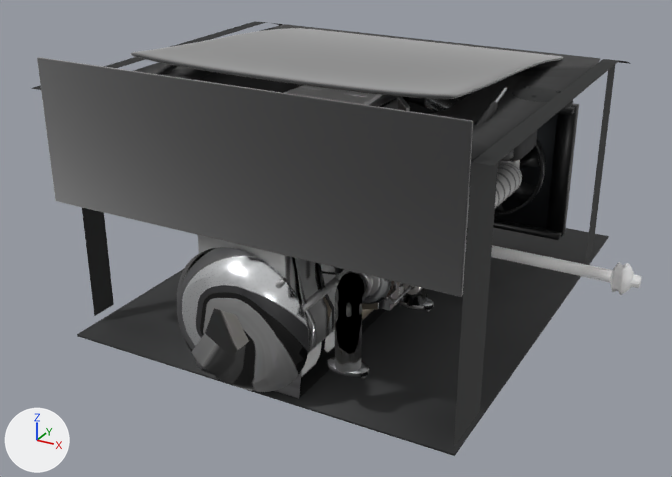
Before and after pictures for a commit that changed the glTF model cordeau7-engine.glb.
One viewpoint serves both versions: a 50 mm lens placed at (1.146, -0.76, 1.446), pointed at (-0.041, 1.397, 0.367). Lighting does not change. The marker at lower left points along +X, +Y and +Z. The older version comes first. Where no turn or scale is listed for an object, it has been applied to the vertices. Vertices at exactly the same position are counted once.

The first picture shows 'MDL_bay_aprons', 'MDL_bay_fans', 'MDL_bay_firewall', 'MDL_bay_radiator', 'MDL_bay_undertray', 'MDL_bonnet_pad', 'MDL_boot_cover', 'MDL_engine_air_hoses', 'MDL_engine_bellhousing', 'MDL_engine_block', 'MDL_engine_downpipes', 'MDL_engine_oil_pan', 'MDL_motor_shafts' and 14 more.
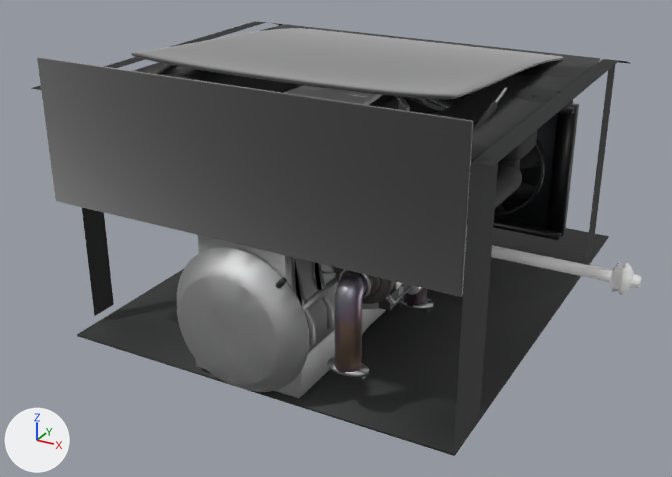
Where the newer file only moved an object's origin or applied its transform, the numbers keep the older frame.

Changed parts and their boxes [x1, y1, x2, y2] in the pictures (672 x 477 px; the box of a moved part takes in the faces that stretch with it):
part 1 of me_mdl_engine_air_hoses, surface changed (grey to black)
    both: [467, 160, 522, 224]
part 2 of me_mdl_engine_bellhousing, surface changed
    both: [177, 247, 309, 392]
part 3 of me_mdl_engine_downpipes, surface changed (lighter)
    both: [328, 269, 434, 380]
part 4 of me_mdl_engine_oil_pan, moved or reshaped (mostly hidden)
    both: [195, 308, 386, 398]
part 5 of me_mdl_engine_oil_pan, surface changed
    both: [298, 309, 383, 398]

Edits to the bpy script that builds the scene:
```text
Change me_mdl_engine_air_hoses:
    where me_mdl_engine_air_hoses.from_pydata(...)  # 1584 vertices, 3072 faces; spans x -0.118..0.118, y -0.287..0.287, z -0.092..0.092
    used by ob_mdl_engine_air_hoses; location = (0.342, 1.428, 0.553)
    me_mdl_engine_air_hoses part 1: 3072 kept faces spanning x -0.118..0.118, y -0.287..0.287, z -0.092..0.092 get new texture (UV) coordinates
Change me_mdl_engine_bellhousing:
    where me_mdl_engine_bellhousing.from_pydata(...)  # 289 vertices, 574 faces; spans x -0.189..0.189, y -0.036..0.036, z -0.189..0.189
    used by ob_mdl_engine_bellhousing; location = (0.0, 0.826, 0.37)
    me_mdl_engine_bellhousing part 2: texture (UV) coordinates of 574 of 574 faces, centred in x -0.189..0.189, y -0.036..0.036, z -0.189..0.189, changed; they spanned u 0.04..0.81, v 0.0..0.43 and now span u 0.01..0.27, v 0.03..0.82
Change me_mdl_engine_downpipes:
    where me_mdl_engine_downpipes.from_pydata(...)  # 556 vertices, 1048 faces; spans x -0.052..0.052, y -0.221..0.221, z -0.137..0.137
    used by ob_mdl_engine_downpipes; location = (0.27, 1.08, 0.418)
    me_mdl_engine_downpipes part 3: 1048 kept faces spanning x -0.052..0.052, y -0.221..0.221, z -0.137..0.137 get new texture (UV) coordinates
Change me_mdl_engine_oil_pan:
    where me_mdl_engine_oil_pan.from_pydata(...)  # 342 vertices, 652 faces; spans x -0.165..0.165, y -0.308..0.308, z -0.062..0.062
    used by ob_mdl_engine_oil_pan; location = (0.0, 1.17, 0.248)
    me_mdl_engine_oil_pan part 4
    156 faces are deleted
    156 new faces join them
    me_mdl_engine_oil_pan part 5: 496 kept faces spanning x -0.165..0.165, y -0.308..0.308, z -0.062..0.062 get new texture (UV) coordinates
```
